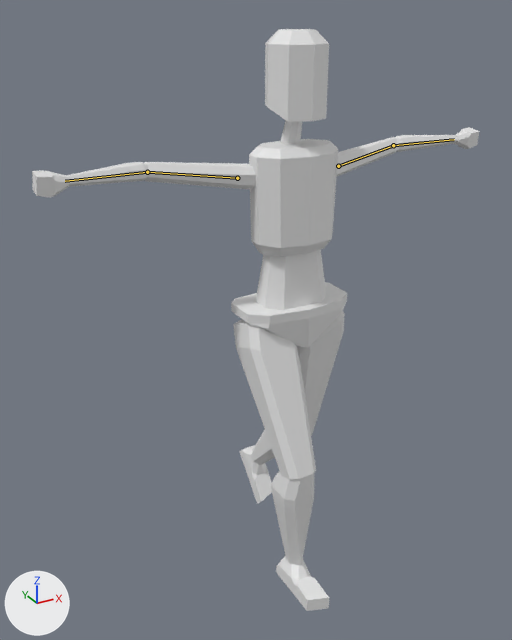
Two versions of the glTF model template_psx_charter_2.0_godot_example/animations/template_psx_charter.glb, one commit apart.
Both versions are drawn from a 50 mm camera at (-1.232, -1.981, 2.028) aimed at (-0.08, 0.114, 0.98). The axes (+X, +Y, +Z) are drawn at lower left. The lights are the same throughout. Both versions are drawn at frame 8 of the action 'walk_legs_only-loop'; the numbers are the values there. The bones that change are drawn over the model as lines.
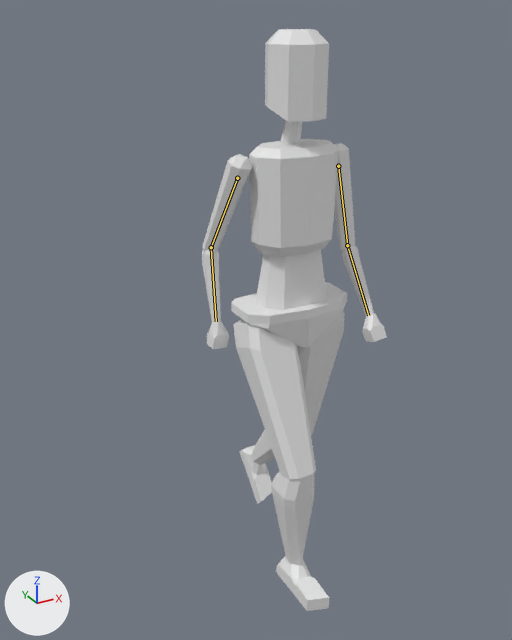
The change, as a diff of the scene's bpy script:
```diff
--- a/template_psx_charter_2.0_godot_example/animations/template_psx_charter.glb.py
+++ b/template_psx_charter_2.0_godot_example/animations/template_psx_charter.glb.py
@@ bone_upper_arm_l @@
 bone_upper_arm_l = bpy.data.objects['metarig'].pose.bones['upper_arm.L']  # child of 'shoulder.L'
-bone_upper_arm_l.rotation_quaternion = (0.998, 0.001, 0.04, 0.055)  # degrees (0, 5, 6)
+bone_upper_arm_l.rotation_quaternion = (0.741, 0.169, 0.029, -0.65)  # degrees (13, 15, -81)
@@ bone_forearm_l @@
 bone_forearm_l = bpy.data.objects['metarig'].pose.bones['forearm.L']  # child of 'upper_arm.L'
-bone_forearm_l.rotation_quaternion = (1.0, -0.016, 0.0, 0.005)  # degrees (-2, 0, 1)
+bone_forearm_l.rotation_quaternion = (0.999, 0.043, 0.0, -0.013)  # degrees (5, 0, -2)
@@ bone_upper_arm_r @@
 bone_upper_arm_r = bpy.data.objects['metarig'].pose.bones['upper_arm.R']  # child of 'shoulder.R'
-bone_upper_arm_r.rotation_quaternion = (0.998, 0.001, -0.04, -0.055)  # degrees (0, -5, -6)
+bone_upper_arm_r.rotation_quaternion = (0.751, -0.013, -0.205, 0.627)  # degrees (-17, -17, 82)
@@ bone_forearm_r @@
 bone_forearm_r = bpy.data.objects['metarig'].pose.bones['forearm.R']  # child of 'upper_arm.R'
-bone_forearm_r.rotation_quaternion = (1.0, -0.016, 0.0, -0.005)  # degrees (-2, 0, -1)
+bone_forearm_r.rotation_quaternion = (0.992, 0.119, 0.0, 0.037)  # degrees (14, 0, 4)
```

Boxes [x1, y1, x2, y2] around the edits, measured in the pictures (512 x 640 px):
'Cube.013', posed: before [145, 162, 256, 190]; after [202, 154, 253, 252]
'Cube.007', posed (66% narrower, 172% taller): before [337, 137, 400, 176]; after [334, 143, 355, 251]
'Cube.014', posed: before [67, 162, 149, 187]; after [202, 250, 221, 323]
'Cube.008', posed: before [395, 135, 458, 152]; after [342, 245, 375, 316]
'Cube.015', posed: before [32, 171, 69, 198]; after [207, 322, 229, 349]
'Cube.009', posed: before [455, 127, 480, 149]; after [362, 313, 387, 342]
bone 'upper_arm.L', root to tip: before (338, 166) to (393, 145); after (338, 166) to (347, 245)
bone 'forearm.L', root to tip: before (393, 145) to (454, 139); after (347, 245) to (368, 315)
bone 'upper_arm.R', root to tip: before (237, 178) to (147, 172); after (237, 178) to (211, 247)
bone 'forearm.R', root to tip: before (147, 172) to (65, 181); after (211, 247) to (216, 321)
